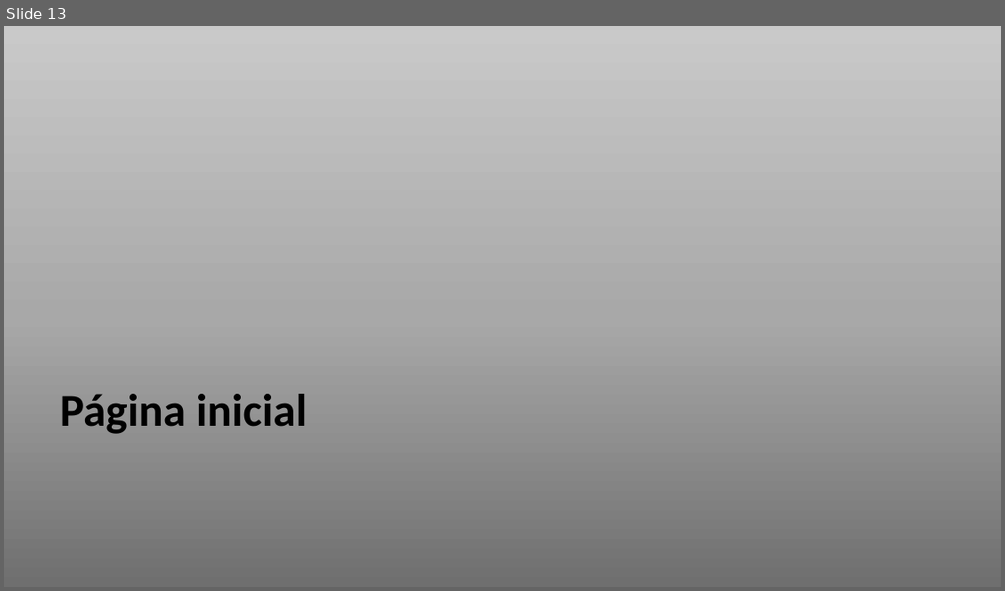
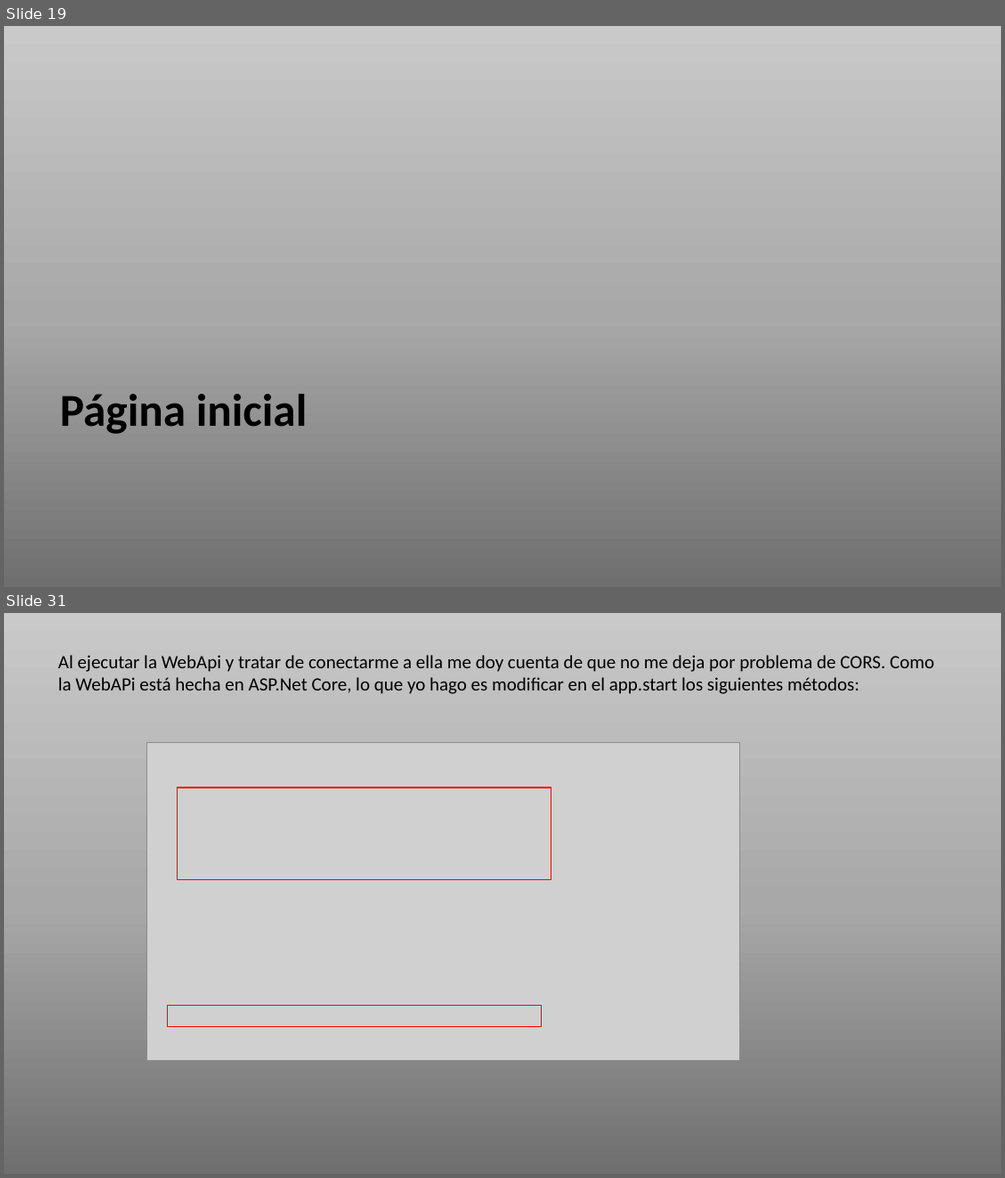
Before and after one commit to azaharafernandezguizan/AfayaBio, a slide deck: Documents/AfayaBioDocumentation.pptx. Shown one above the other, each under a label of ours: slide 13 before the commit, slides 19 and 31 after it; the slides between them are not shown. The pictures are 1005x591 and 1005x1178 pixels, drawn with LibreOffice and Linux fonts; fonts in the diff are those of the drawing; grey boxes stand for pictures. Boxes give left, top, right and bottom in pixels: in the first picture for what was removed or moved away, otherwise in the second. Text is boxed around its words. In the diff, an @@ line names an element or a change of style, - is before the commit and + after.

```diff
--- a/Documents/AfayaBioDocumentation.pptx
+++ b/Documents/AfayaBioDocumentation.pptx
@@ slide 31 added at [4,613,1001,1174], background gradient #6F6F6F to #A8A8A8 to #C9C9C9 @@
@@ text added at [58,655,934,694], 18 pt, text #000000 @@
+Al ejecutar la WebApi y tratar de conectarme a ella me doy cuenta de que no me deja por problema de CORS. Como la WebAPi está hecha en ASP.Net Core, lo que yo hago es modificar en el app.start los siguientes métodos:
@@ picture added at [147,742,741,1060] @@
@@ rectangle added at [177,787,550,879], outline #FF0000 1 pt @@
@@ rectangle added at [168,1005,542,1027], outline #FF0000 1 pt @@
@@ what was slide 13 is now slide 19 @@
```
Also in this commit, not shown: 12 other slides added, 18 other files.
